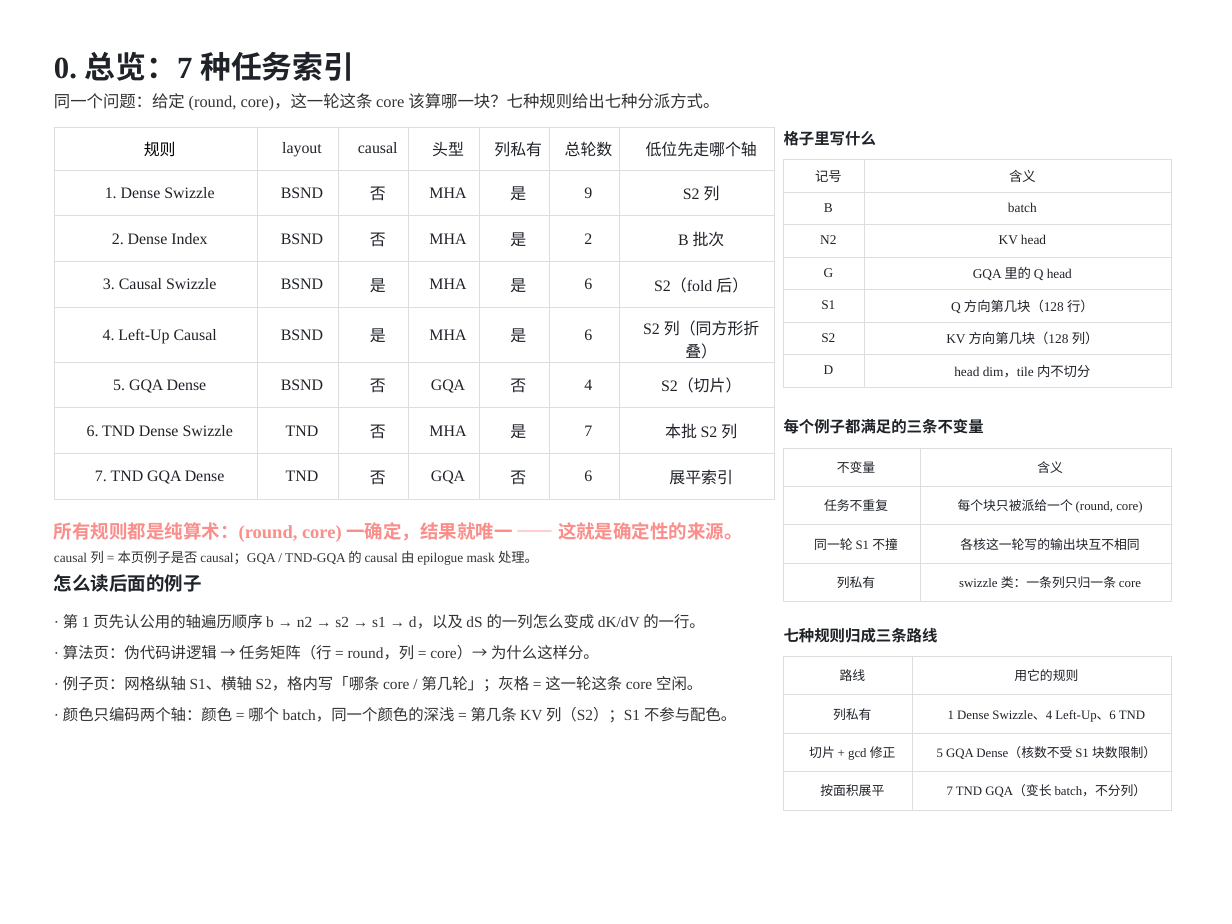
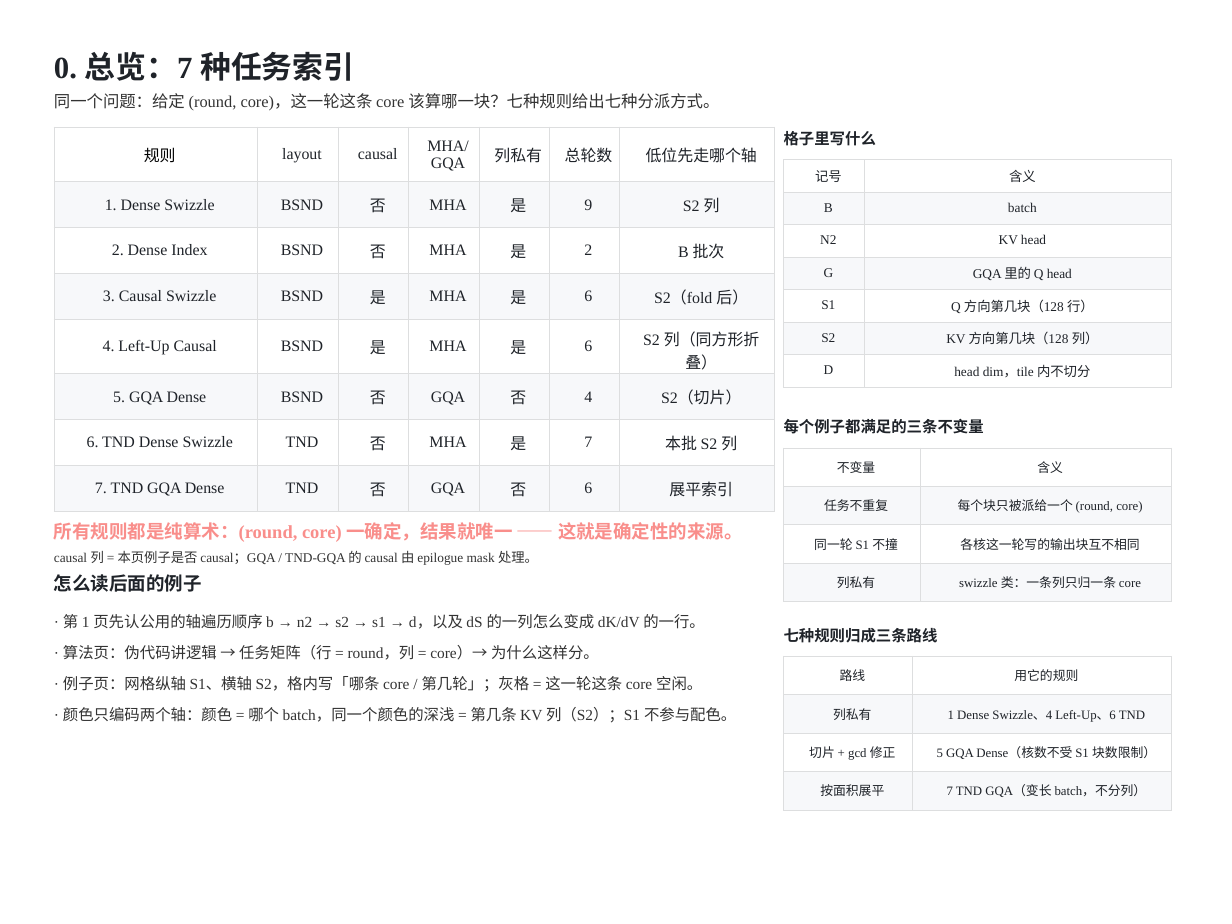
Before and after one commit to guomc9/SeeTen, a slide deck: slide 1 of cases/flash-attention-det-accum/out/v4-index-schedules.pptx. Drawn at 1232x924 pixels with LibreOffice and Linux fonts; fonts in the diff are those of the drawing. Boxes give left, top, right and bottom in pixels: in the first picture for what was removed or moved away, otherwise in the second. Text is boxed around its words. In the diff, an @@ line names an element or a change of style, - is before the commit and + after.

Commit message:
Apply review feedback: plain MHA/GQA tags, drop tick pins, zebra rows
- tag_row: an empty label now renders just the value, so head-type tags read
  MHA / GQA instead of the uncommon '头型 MHA (g=1)'; overview header uses
  MHA/GQA; docs updated accordingly.
- axis_grid / _virtual_grid: drop the tiny gray down-arrow pins under captions
  (they read as stray arrows); style docs no longer mention the tick line.
- Zebra striping: ZEBRA_FILL (#F7F8FA) on odd body rows for panel(),
  spec_table() and trace_table() (zebra=True default); semantic fills and hole
  cells override it. Documented in style-spec.
- Regenerated the case deck (0 out-of-bounds / 0 overlaps / 0 cell overflow)
  and synced check_case.py remains green.

```diff
--- a/cases/flash-attention-det-accum/out/v4-index-schedules.pptx
+++ b/cases/flash-attention-det-accum/out/v4-index-schedules.pptx
@@ table at (x1=54, y1=127, x2=775, y2=501) @@
-row 1, column 4: 头型
+row 1, column 4: MHA/GQA
@@ fill none to #F7F8FA in 28 cells @@
```
Also in this commit, not shown: 17 other slides changed, 7 other files.
